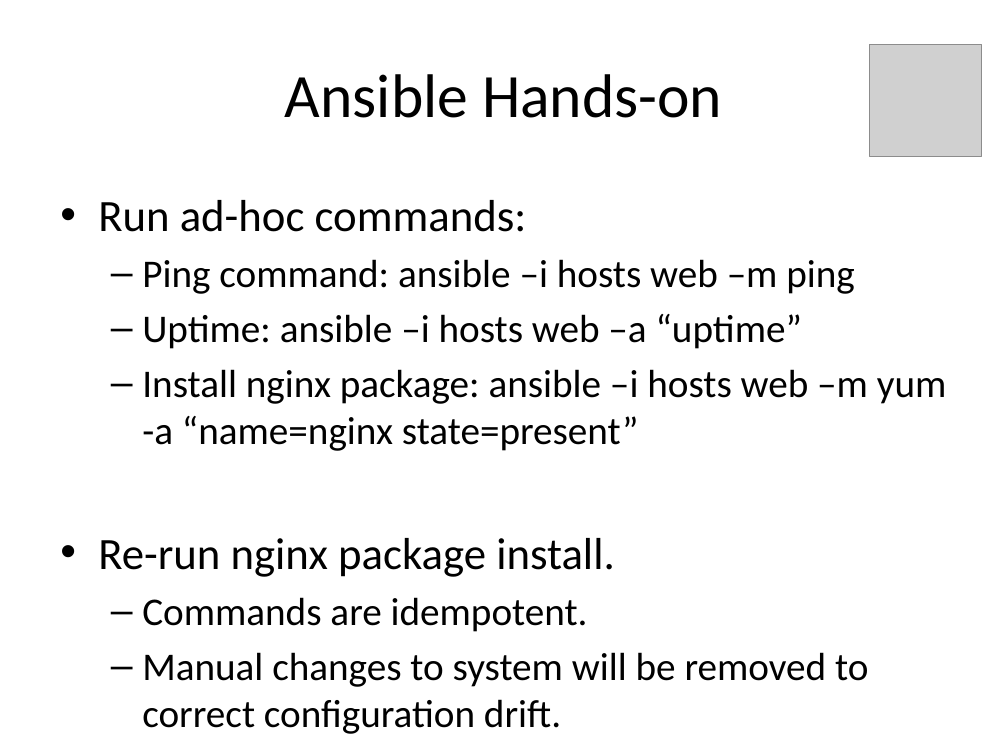
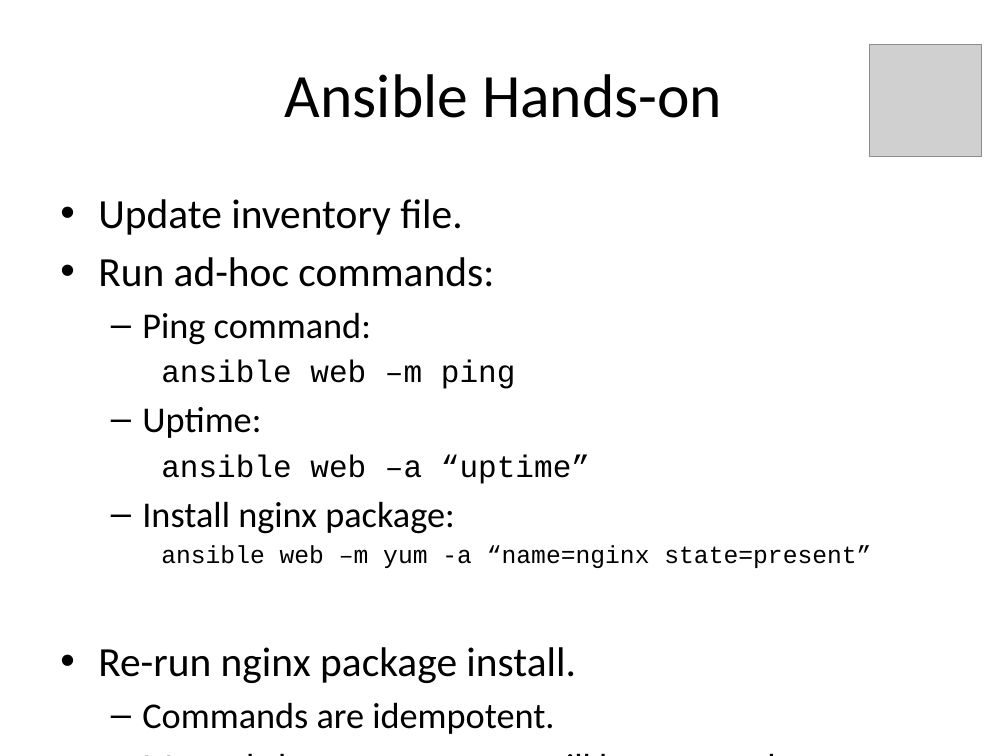
Before and after one commit to jasondbaker/infrastructure-class, a slide deck: slide 34 of lectures/infrastructure-week-10.pptx (slide 33 before the commit). Drawn at 1008x756 pixels with LibreOffice and Linux fonts; fonts in the diff are those of the drawing; grey boxes stand for pictures. Boxes give left, top, right and bottom in pixels: in the first picture for what was removed or moved away, otherwise in the second. Text is boxed around its words. In the diff, an @@ line names an element or a change of style, - is before the commit and + after.

```diff
--- a/lectures/infrastructure-week-10.pptx
+++ b/lectures/infrastructure-week-10.pptx
@@ text at bbox=[98, 199, 462, 235]: paragraph added @@
+• Update inventory file.
@@ text at bbox=[98, 257, 576, 734]: size 32 to 29.6 pt in "Run ad-hoc commands:", "Re-run nginx package install."; size 28 to 25.9 pt in "Commands are idempotent.", "Manual changes to system will be removed ..." @@
@@ text at bbox=[142, 312, 871, 568]: text changed; size 28 to 17.6 pt; font Calibri to Courier New @@
-  – Ping command: ansible –i hosts web –m ping
-  – Uptime: ansible –i hosts web –a “uptime”
-  – Install nginx package: ansible –i hosts web –m yum -a “name=nginx state=present”
+  – Ping command:
+    ansible web –m ping
+  – Uptime:
+    ansible web –a “uptime”
+  – Install nginx package:
+    ansible web –m yum -a “name=nginx state=present”
```
Also in this commit, not shown: 5 other slides changed, 1 slide added, 2 other files.
